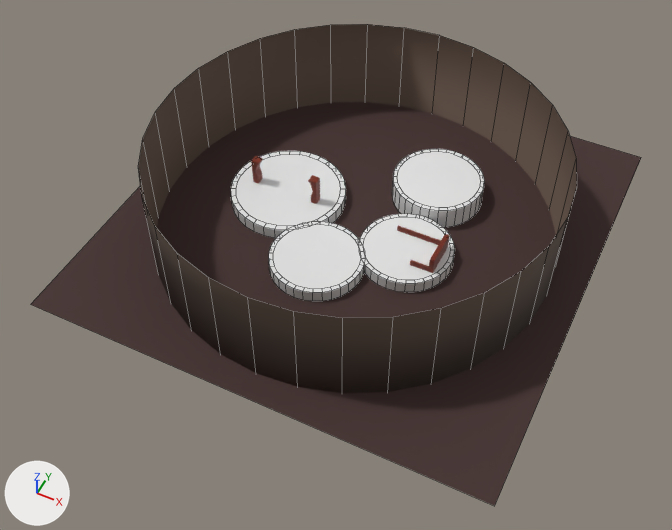
One commit to the Blender file resources/models/level_alpha.blend: the scene before it, then after it.
Camera for both pictures: a 50 mm camera at (44.3, -82.1, 102.2) aimed at (1.8, 2.8, -4.0). The axes (+X, +Y, +Z) are drawn at lower left. The lights are the same throughout. Mesh edges are drawn as thin lines on the coarser meshes.

The first picture shows 'Cube-bull-col', 'Cylinder-col', 'Cylinder.001', 'Cylinder.002-col', 'Cylinder.003', 'Plane', 'another-name'.
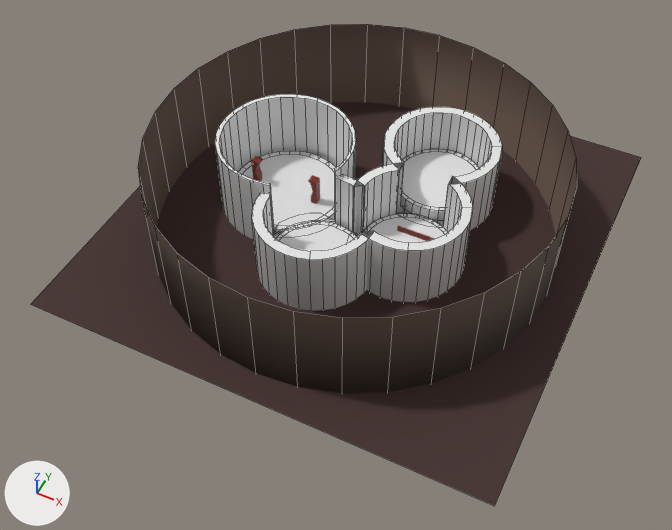
Pixel boxes [x1, y1, x2, y2] of what changed, in the pictures (672 x 530 px):
'boundaries-col', added
    after: [215, 94, 502, 311]
'Cylinder-col', unchanged, covered by the edit
    before: [269, 222, 364, 301]
    after: [276, 222, 357, 251]
'Cylinder.003', unchanged, covered by the edit
    before: [359, 213, 455, 292]
    after: [363, 213, 447, 243]

Edits to the bpy script that builds the scene:
```text
Add me_cylinder_002:
    me_cylinder_002.from_pydata(...)  # 560 vertices, 282 faces; spans x -3.53..1.08, y -3.43..1.0, z -1.18..1.18
Add ob_boundaries_col:
    ob_boundaries_col = bpy.data.objects.new('boundaries-col', me_cylinder_002)
    ob_boundaries_col.location = (10.4, 21.8, 0.0)
    ob_boundaries_col.scale = (8.95, 8.95, 8.95)
```
